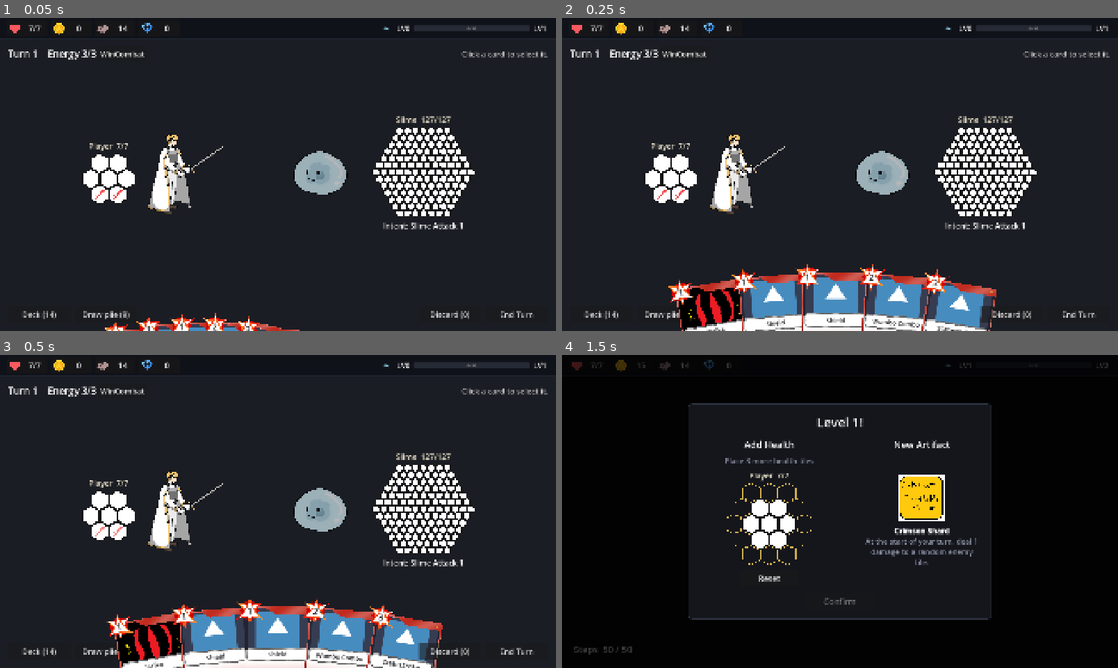
Above: before the commit, frames 1-4 (two rows, left to right).
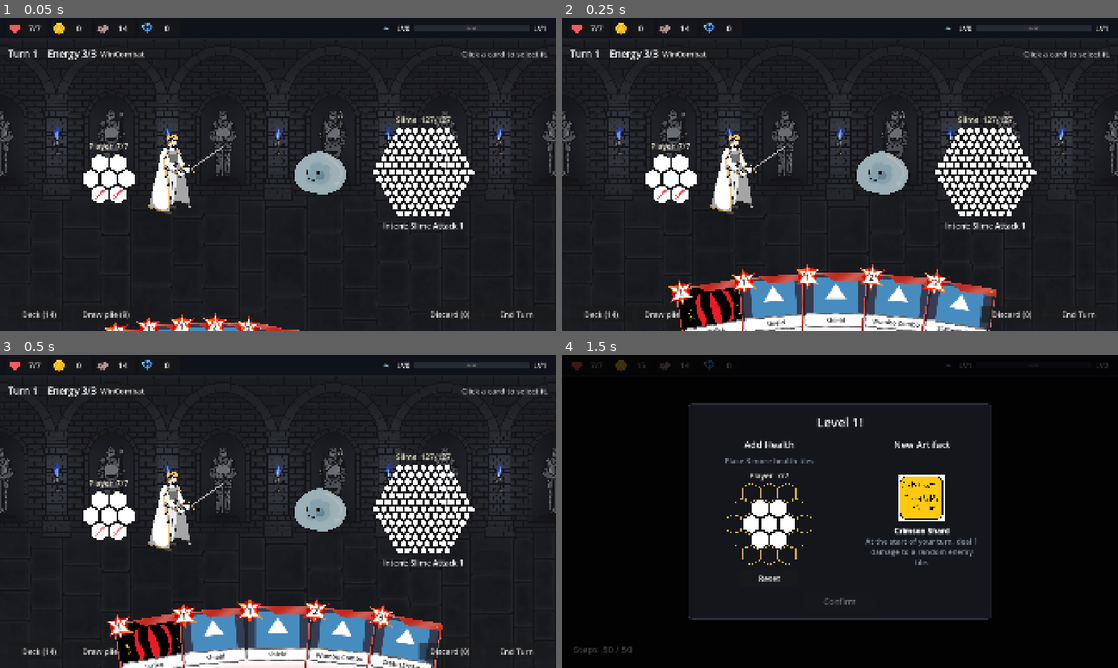
Above: after the commit, the same moments.

Repository: himaiayas/hex-sts
Game: Godot game, scene res://scenes/combat.tscn
The game is run twice, just before and just after one commit, with the same random seed, the same clock (stepped at 60 frames per second) and the same inputs. This scene is started directly instead of the project's main scene. The engine's default icon, where the game draws it, is replaced by a stand-in: a white triangle on a blue panel in a dark square.
Inputs:
- Up to frame 1 (0.05 s): no input
- Up to frame 2 (0.25 s): no input
- Up to frame 3 (0.5 s): no input
- Up to frame 4 (1.5 s): click "WinCombat" at 0.5 s; click "Continue" at 1.25 s

The runs differ from the first frame. In frame 1, 2.7% of the frame differs, in the area x 0-100%, y 29-51%; in frame 2, 2.7%; in frame 3, 2.7%; in frame 4, nothing differs.

Commit message:
feat: combat background

Diff:
--- a/scenes/combat.tscn
+++ b/scenes/combat.tscn
@@ -24,6 +24,18 @@
 grow_vertical = 2
 mouse_filter = 2
 color = Color(0.105882, 0.113725, 0.141176, 1)
+
+[node name="FloorBackground" type="TextureRect" parent="."]
+unique_name_in_owner = true
+layout_mode = 1
+anchors_preset = 15
+anchor_right = 1.0
+anchor_bottom = 1.0
+grow_horizontal = 2
+grow_vertical = 2
+mouse_filter = 2
+expand_mode = 1
+stretch_mode = 6
 
 [node name="Margin" type="MarginContainer" parent="." unique_id=1512294163]
 layout_mode = 1
--- a/scripts/combat/combat_scene.gd
+++ b/scripts/combat/combat_scene.gd
@@ -18,6 +18,7 @@
 var _intent_labels: Array[Label] = []
 
 @onready var _top_bar: TopBar = %TopBar
+@onready var _floor_background: TextureRect = %FloorBackground
 @onready var _status_label: Label = %StatusLabel
 @onready var _hint_label: Label = %HintLabel
 @onready var _player_view: HealthGridView = %PlayerGrid
@@ -46,6 +47,7 @@
 func _ready() -> void:
 	if RunState.deck.is_empty():
 		RunState.start_new_run()
+	_floor_background.texture = RunState.combat_background()
 	combat = RunState.start_combat()
 	for enemy in _enemies_for(_room_type()):
 		combat.enemies.append(enemy)
--- a/scripts/game/run_state.gd
+++ b/scripts/game/run_state.gd
@@ -17,6 +17,13 @@
 
 ## Boss of each floor: FLOOR_BOSSES[0] is floor 1. Floors past the end reuse the last one.
 static var FLOOR_BOSSES: Array = [TheDragon]
+
+## Combat room background of each floor: [0] is floor 1. All the same for now.
+const FLOOR_COMBAT_BACKGROUNDS: Array[Texture2D] = [
+	preload("res://assets/rooms/bg_medieval.jpg"),
+	preload("res://assets/rooms/bg_medieval.jpg"),
+	preload("res://assets/rooms/bg_medieval.jpg"),
+]
 
 ## EXP needed for each level-up: LEVEL_XP[0] takes level 0 to 1, ... LEVEL_XP[8] takes 8 to 9 (max).
 ## xp is the progress toward the next level; it resets (keeping the leftover) on level-up.
@@ -81,6 +88,10 @@
 	get_tree().change_scene_to_file(MAP_SCENE)
 
 
+func combat_background() -> Texture2D:
+	return FLOOR_COMBAT_BACKGROUNDS[clampi(dungeon_floor, 1, FLOOR_COMBAT_BACKGROUNDS.size()) - 1]
+
+
 ## A new instance of this floor's boss.
 func floor_boss() -> BaseEnemy:
 	return FLOOR_BOSSES[mini(dungeon_floor, FLOOR_BOSSES.size()) - 1].new()
